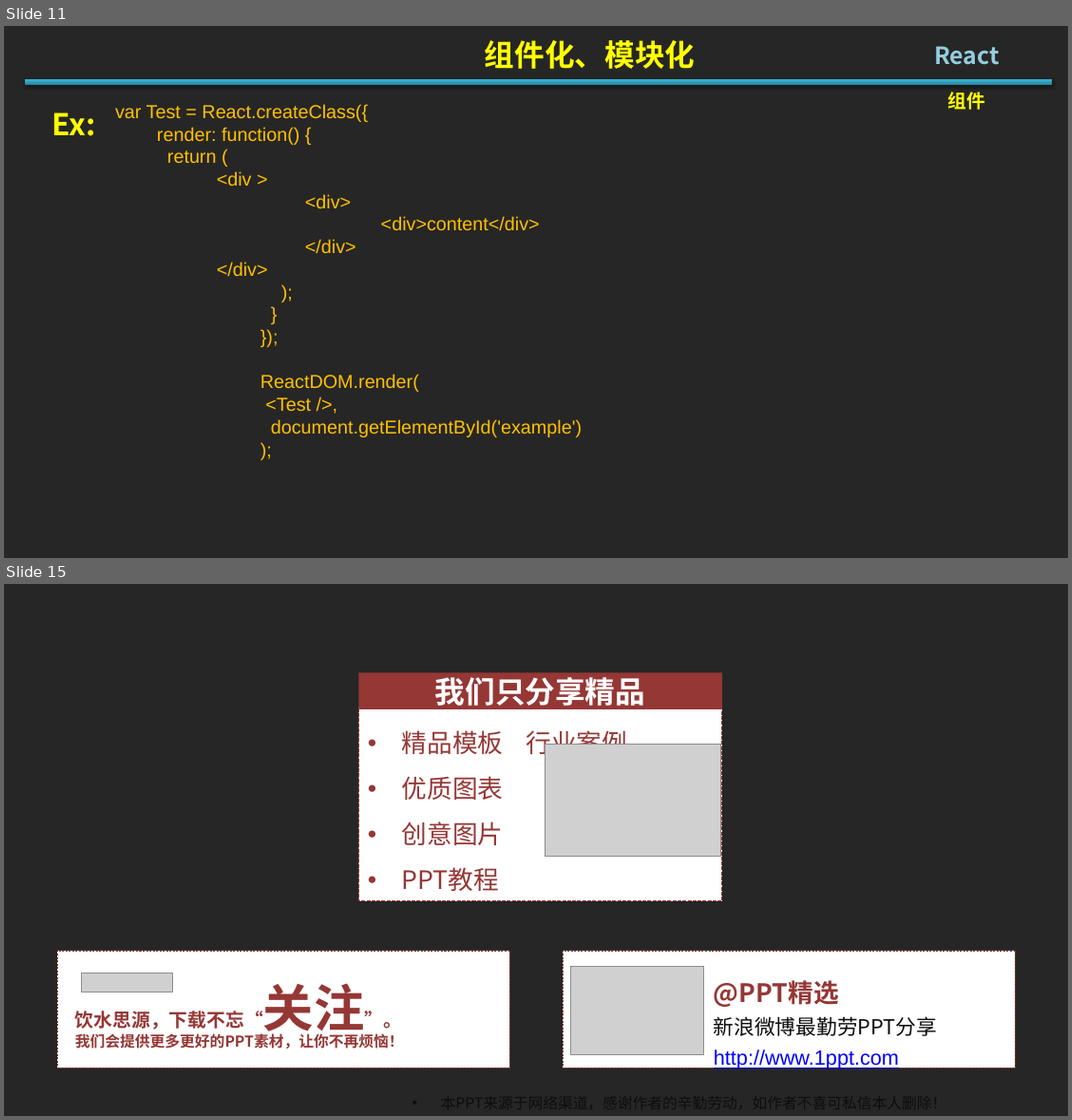
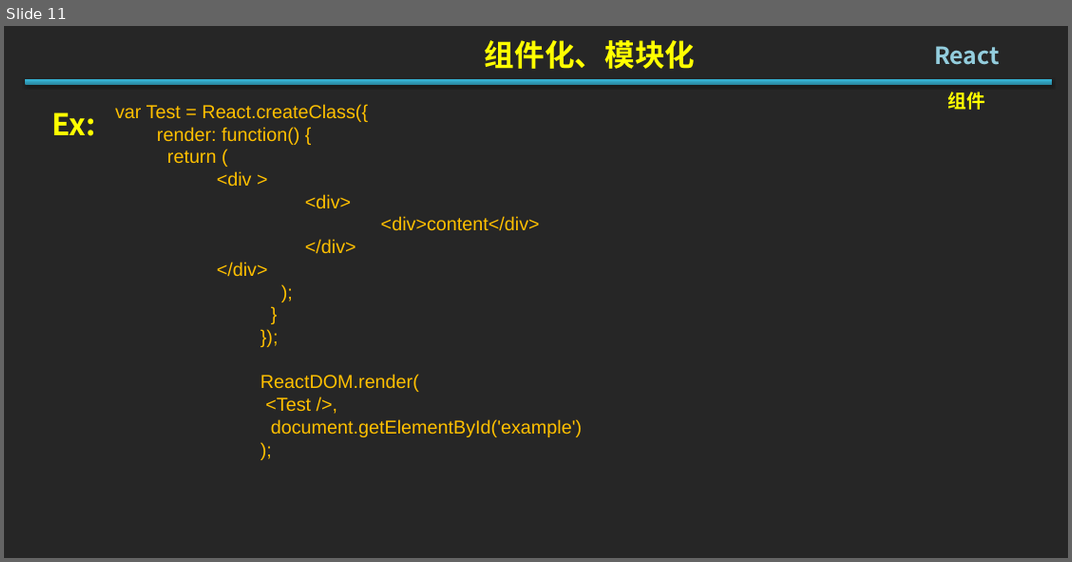
Before and after one commit to Jiepeixuan/Share, a slide deck: React/React.pptx. Shown one above the other, each under a label of ours: slides 11 and 15 before the commit, slide 11 after it; the slides between them are not shown. The pictures are 1072x1120 and 1072x562 pixels, drawn with LibreOffice and Linux fonts; fonts in the diff are those of the drawing; grey boxes stand for pictures. Boxes give left, top, right and bottom in pixels: in the first picture for what was removed or moved away, otherwise in the second. Text is boxed around its words. In the diff, an @@ line names an element or a change of style, - is before the commit and + after.

```diff
--- a/React/React.pptx
+++ b/React/React.pptx
@@ slide 15 removed at [4, 584, 1068, 1116], background #262626 @@
@@ rectangle removed at [358, 672, 722, 709] @@
-我们只分享精品
@@ rectangle removed at [358, 708, 722, 901] @@
-• 精品模板 行业案例
-• 优质图表
-• 创意图片
-• PPT教程
@@ picture removed at [546, 744, 721, 856] @@
@@ rectangle removed at [57, 951, 510, 1068] @@
@@ rectangle removed at [563, 951, 1016, 1068] @@
@@ picture removed at [82, 974, 173, 992] @@
@@ picture removed at [571, 966, 704, 1055] @@
@@ text removed at [714, 980, 839, 1007] @@
-@PPT精选
@@ text removed at [75, 983, 402, 1040] @@
-饮水思源，下载不忘“关注”。
@@ text removed at [75, 1033, 404, 1049] @@
-我们会提供更多更好的PPT素材，让你不再烦恼！
@@ text removed at [714, 1016, 937, 1069] @@
-新浪微博最勤劳PPT分享
-http://www.1ppt.com
```
Also in this commit, not shown: 1 slide changed, 3 slides added, 4 other slides removed.
